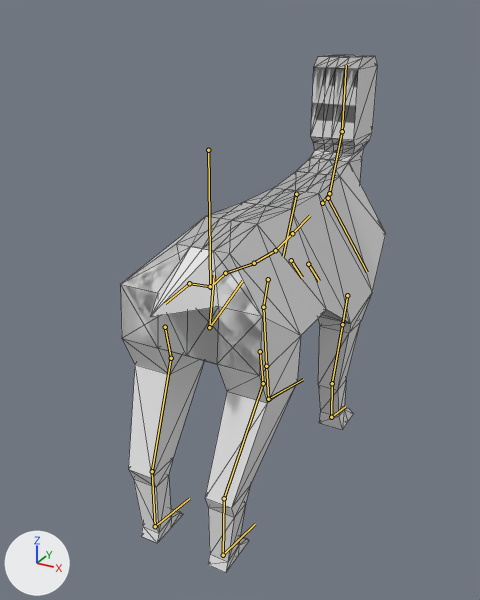
The glTF model BlenderTutorial/dog.glb, before and after one commit.
The view is the same before and after, from a camera (50 mm lens) standing at (0.885, -1.914, 1.496) and looking at (-0.092, -0.137, 0.607). The lights are fixed; the arrows at lower left show +X, +Y and +Z. The first picture is the older version. The bones that change, and the others that lie on the model, are drawn over the model as lines. Mesh edges are drawn as thin lines.

Names of what the first picture shows: 'DogMesh'.
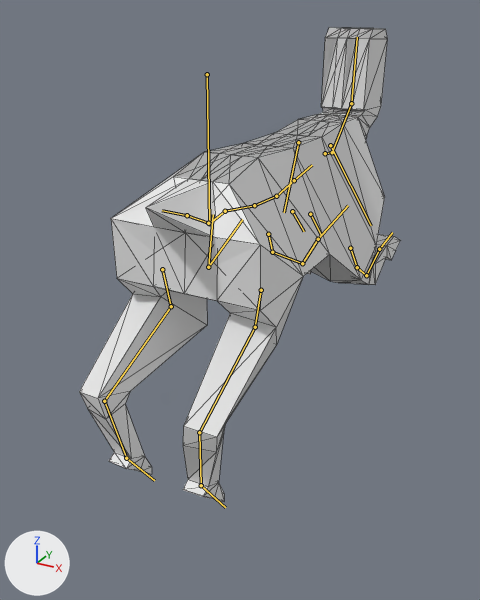
The newer file adds an action. The first version stands in its rest pose; the second is drawn at frame 0 of the action 'dogLeapAttackInProgress'.

What differs and where, as boxes [x1, y1, x2, y2] in the pictures (480 x 600 px):
'DogMesh', posed (21% wider, 8% shorter): before [120, 55, 386, 572]; after [79, 27, 400, 501]
bone 'root', root to tip: before (208, 150) to (210, 287); after (207, 74) to (209, 223)
bone 'spine.002', root to tip: before (189, 283) to (165, 303); after (187, 215) to (162, 210)
bone 'spine.009', root to tip: before (322, 203) to (329, 193); after (325, 153) to (332, 152)
bone 'spine.011', root to tip: before (342, 131) to (346, 65); after (351, 103) to (357, 37)
bone 'front_thigh.L', root to tip: before (268, 279) to (263, 307); after (268, 234) to (272, 252)
bone 'front_shin.L', root to tip: before (263, 307) to (266, 366); after (272, 252) to (302, 263)
bone 'front_foot.L', root to tip: before (266, 366) to (268, 399); after (302, 263) to (318, 239)
bone 'front_toe.L', root to tip: before (268, 399) to (285, 389); after (318, 239) to (332, 223)
bone 'front_thigh.R', root to tip: before (347, 295) to (342, 324); after (350, 248) to (357, 267)
bone 'front_shin.R', root to tip: before (342, 324) to (332, 383); after (357, 267) to (366, 275)
bone 'front_foot.R', root to tip: before (332, 383) to (331, 417); after (366, 275) to (379, 249)
bone 'front_toe.R', root to tip: before (331, 417) to (345, 406); after (379, 249) to (392, 232)
bone 'thigh.L', root to tip: before (165, 327) to (171, 358); after (162, 269) to (171, 306)
bone 'shin.L', root to tip: before (171, 358) to (152, 471); after (171, 306) to (104, 401)
bone 'foot.L', root to tip: before (152, 471) to (155, 526); after (104, 401) to (126, 458)
bone 'toe.L', root to tip: before (155, 526) to (189, 498); after (126, 458) to (154, 480)
bone 'thigh.R', root to tip: before (260, 351) to (263, 383); after (261, 290) to (255, 327)
bone 'shin.R', root to tip: before (263, 383) to (224, 498); after (255, 327) to (199, 432)
bone 'foot.R', root to tip: before (224, 498) to (223, 555); after (199, 432) to (201, 485)
bone 'toe.R', root to tip: before (223, 555) to (255, 524); after (201, 485) to (225, 507)

The edits, one by one:
Bone 'root' (bone_root) moves from (0.0, 0.0, 0.0) to (0.0, -0.181, 0.001).
Bone 'spine.002' (bone_spine_002) turns from (0, 0, 0) to (28, 0, 0) degrees about its own x, y and z.
Bone 'spine.009' (bone_spine_009) turns from (0, 0, 0) to (-25, 0, 0) degrees about its own x, y and z.
Bone 'spine.011' (bone_spine_011) turns from (0, 0, 0) to (23, 0, 0) degrees about its own x, y and z.
Bone 'front_thigh.L' (bone_front_thigh_l) turns from (0, 0, 0) to (-50, 0, -8) degrees about its own x, y and z.
Bone 'front_shin.L' (bone_front_shin_l) turns from (0, 0, 0) to (-16, 2, 3) degrees about its own x, y and z.
Bone 'front_foot.L' (bone_front_foot_l) turns from (0, 0, 0) to (-38, -2, -7) degrees about its own x, y and z.
Bone 'front_toe.L' (bone_front_toe_l) turns from (0, 0, 0) to (80, -3, -2) degrees about its own x, y and z.
Bone 'front_thigh.R' (bone_front_thigh_r) turns from (0, 0, 0) to (-50, 0, 8) degrees about its own x, y and z.
Bone 'front_shin.R' (bone_front_shin_r) turns from (0, 0, 0) to (-16, -2, -3) degrees about its own x, y and z.
Bone 'front_foot.R' (bone_front_foot_r) turns from (0, 0, 0) to (-38, 2, 7) degrees about its own x, y and z.
Bone 'front_toe.R' (bone_front_toe_r) turns from (0, 0, 0) to (80, 3, 2) degrees about its own x, y and z.
Bone 'thigh.L' (bone_thigh_l) turns from (0, 0, 0) to (8, 13, 11) degrees about its own x, y and z.
Bone 'shin.L' (bone_shin_l) turns from (0, 0, 0) to (26, -1, 4) degrees about its own x, y and z.
Bone 'foot.L' (bone_foot_l) turns from (0, 0, 0) to (-45, -3, -8) degrees about its own x, y and z.
Bone 'toe.L' (bone_toe_l) turns from (0, 0, 0) to (56, 3, -12) degrees about its own x, y and z.
Bone 'thigh.R' (bone_thigh_r) turns from (0, 0, 0) to (8, -13, -11) degrees about its own x, y and z.
Bone 'shin.R' (bone_shin_r) turns from (0, 0, 0) to (26, 1, -4) degrees about its own x, y and z.
Bone 'foot.R' (bone_foot_r) turns from (0, 0, 0) to (-45, 3, 8) degrees about its own x, y and z.
Bone 'toe.R' (bone_toe_r) turns from (0, 0, 0) to (56, -3, 12) degrees about its own x, y and z.
